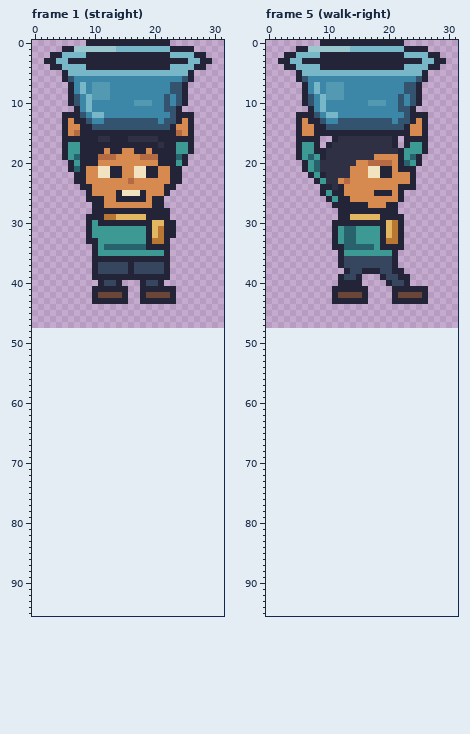
Pixel-art file -- BillusBucket/Assets/Sources/billu-carry.aseprite. That is the earlier state.
32x48 pixels, 24 frames. Shown: frame 1 (straight), frame 5 (walk-right). The old version is drawn lined up with the new one, on the new canvas. The commit also changed other frames, which this record leaves out.
And afterwards:
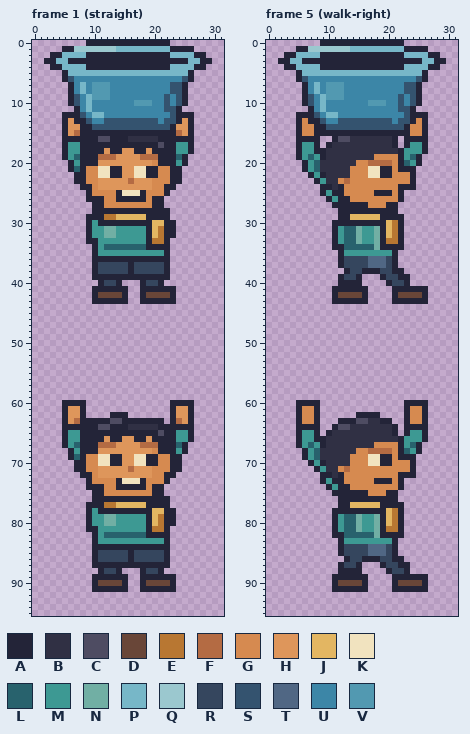
Palette (. is transparent): A #232438  B #303044  C #4e4c62  D #694638  E #b87732  F #b46b43  G #d68a50  H #de965b  J #e3b662  K #f1e3bf  L #28626d  M #3d9993  N #71afa4  P #77b7c8  Q #9bc8cf  R #35465e  S #34536f  T #506784  U #3c86a7  V #5299b1
Difference:
canvas 32x48 -> 32x96
Changed rows in their new state; - is an unchanged pixel.
Frame 1 (straight):
first column x 6:
13 H------------------H
14 HH----------------HH
15 H------------------H
16 -----CC-------------
17 ---------------C----
18 ------H--HH--H------
19 --------HHHH--------
20 -----HHHHHHHHH------
21 ---------HH---------
22 ---------HH---------
23 -----HHHHH-HHH------
24 -----HHHHHHHHH------
first column x 12:
31 NN
32 NN
first column x 5:
60 AAAA--------------AAAA
61 AHHA--------------AHHA
62 AHHA----AAA-------AHHA
63 AHFAAAAACCAAAAAAA-AFHA
64 AAAAAACCAAABBBBBAAAAAA
65 AMMAAAAAAAAAAAAACAAMMA
66 AMMAAAAHAAHHAAHAAAAMMA
67 AMLAAAFFFHHHHFFFAAALA-
68 -AMAAAHHHHHHHHHGAAAMA-
69 -ALAGGKKAAHHKKAAGGAA--
70 --AAGGKKAAHHKKAAGGAA--
71 --AAGGHHHHHFHHHGGGAA--
72 ---AAGHHHHHHHHHGGAA---
73 ----AGGGGAKKKAGGGA----
74 ----AAAGGAAAAAGAA-----
75 -----AAGGGGGGGGAA-----
76 -----AAAAAAAAAAAAA----
77 ----AAAEEJJJJJAAAA----
78 ----AMAAAAAAAAAJJAA---
79 ----AMMNNMMMMMAJEAA---
80 ----AMMNNMMMMMAJEAA---
81 ----AAMMMMMMMMAEEA----
82 -----AMLLLLLLLAAAA----
83 -----AMMMMMMMMMMMA----
84 -----AAAAAAAAAAAAA----
85 -----ARRRRRARRRRRA----
86 -----ARRRRRARRRRRA----
87 -----AAAAAAAAAAAAA----
88 ------ARRA---ARRA-----
89 -----AAAAAA--AAAAAA---
90 -----ADDDDA--ADDDDA---
91 -----AAAAAA--AAAAAA---
Frame 5 (walk-right):
first column x 12:
16 CC
first column x 15:
31 N--N-
32 N--N-
33 N--N-
34 ---N-
36 --TTT
37 --TTT
first column x 5:
60 AAAA--------------AAAA
61 AGGA--------------AGGA
62 AGGA------AAAA----AGGA
63 AGGA---AAACCBBAA--AGGA
64 AAAA--ACCBBBBBBBA-AAAA
65 AMMA-ABBBBBBBBBBA-AMMA
66 AMMAABBBBBBBBBBBBAMMMA
67 AMLMABBBBBBBBGGGGAMLA-
68 -AMLBBBBBBGGFFFFGALMA-
69 -AMLBBBBBGGGKKAAGAAA--
70 --AMABBBBGGGKKAAGGGA--
71 ---AMBBGFGGGGGGGGGGA--
72 ----AABAGGGGGGGGGAAA--
73 ----AMAAGGGGGAAAGA----
74 -----AMAAGGGGGGGGA----
75 ------AAAAAAGGGAA-----
76 -------AAAAAAAAAA-----
77 -------AAJJJJJAAAA----
78 ------AAAAAAAAAJEA----
79 ------AMLLNMMNAJEA----
80 ------AMLLNMMNAJEA----
81 ------AMLLNMMNAEEA----
82 ------AALLLLLNAAAA----
83 -------AMMMMMMMMA-----
84 -------ARRRRTTTRA-----
85 -------ARRRRTTTRA-----
86 --------ARRAAARRAA----
87 -------ARRA---ARRAA---
88 -------AAAA----ARRA---
89 ------AAAAAA----AAAAAA
90 ------ADDDDA----ADDDDA
91 ------AAAAAA----AAAAAA
Changed places in both pictures, as pixel boxes (x1, y1, x2, y2):
changed: (68, 118, 188, 190)
changed: (104, 226, 116, 238)
added: (62, 400, 194, 592)
changed: (338, 136, 350, 142)
changed: (356, 226, 386, 268)
added: (296, 400, 428, 592)
